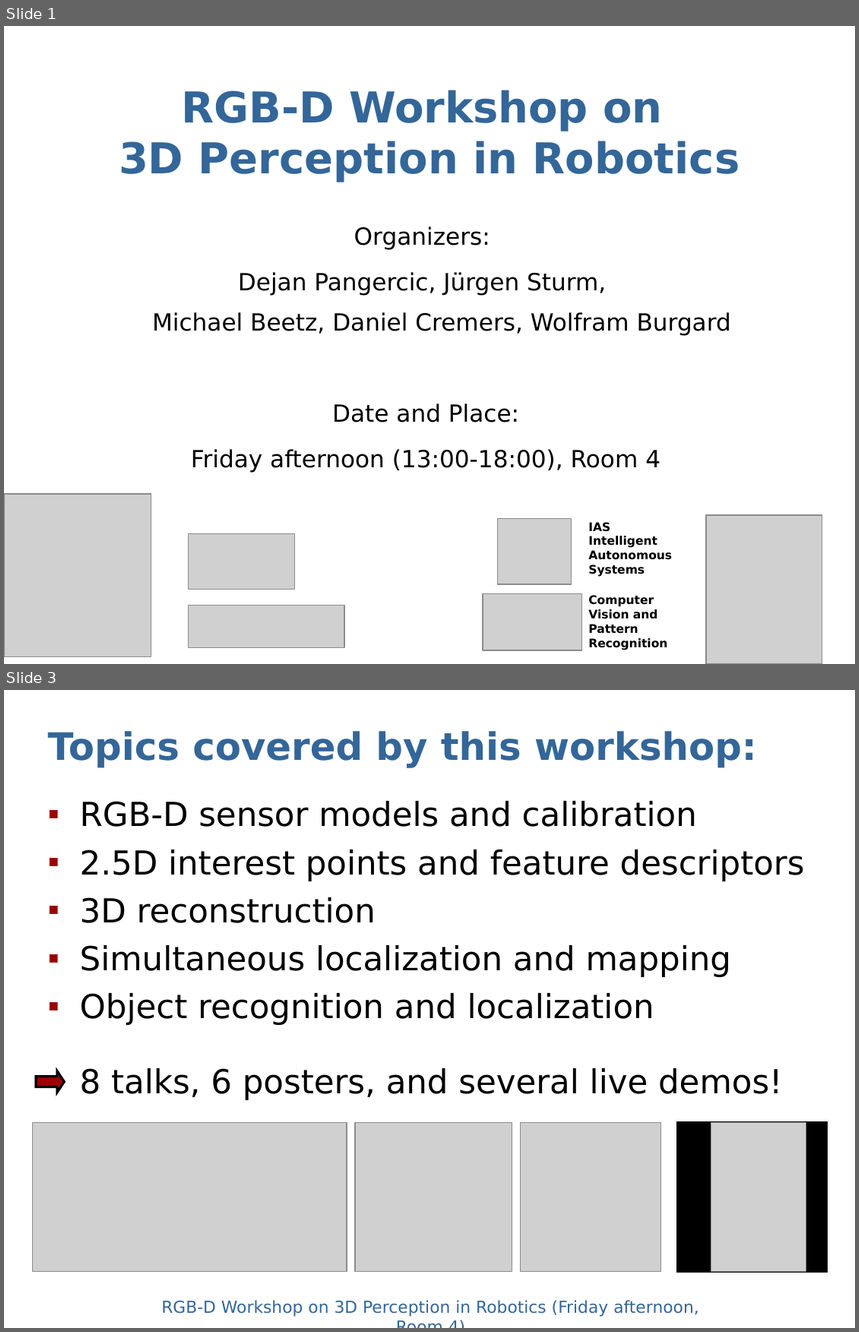
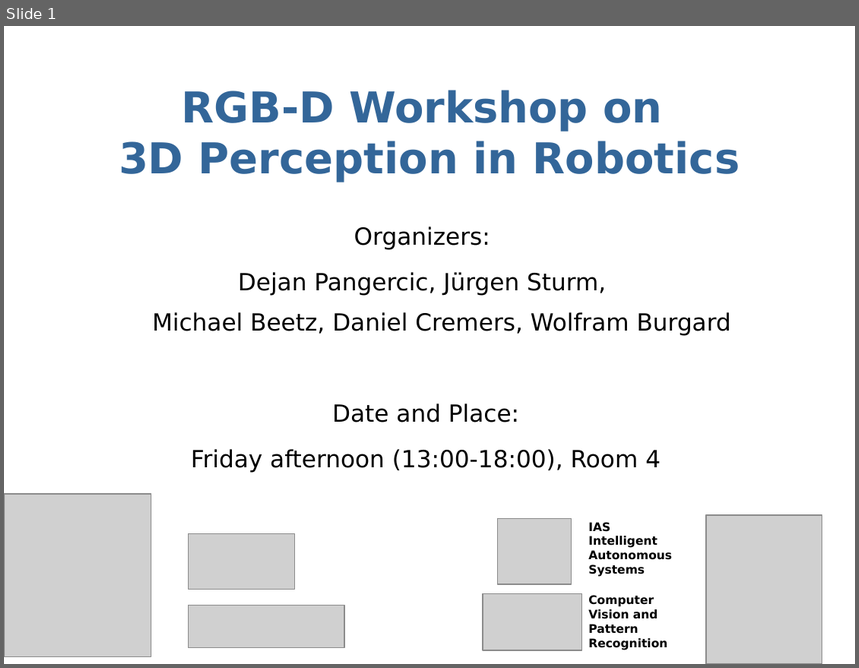
Before and after one commit to dejanpan/rgbd2011, a slide deck: presentations/sturm11rgbd-discussion.ppt. Shown one above the other, each under a label of ours: slides 1 and 3 before the commit, slide 1 after it; the slides between them are not shown. The pictures are 859x1332 and 859x668 pixels, drawn with LibreOffice and Linux fonts; fonts in the diff are those of the drawing; grey boxes stand for pictures. Boxes give left, top, right and bottom in pixels: in the first picture for what was removed or moved away, otherwise in the second. Text is boxed around its words. In the diff, an @@ line names an element or a change of style, - is before the commit and + after.

```diff
--- a/presentations/sturm11rgbd-discussion.ppt
+++ b/presentations/sturm11rgbd-discussion.ppt
@@ slide 3 removed at <box>4,690,855,1328</box>, background #FFFFFF @@
@@ title removed at <box>48,731,757,768</box> @@
-Topics covered by this workshop:
@@ text removed at <box>80,801,805,1100</box> @@
-▪ RGB-D sensor models and calibration
-▪ 2.5D interest points and feature descriptors
-▪ 3D reconstruction
-▪ Simultaneous localization and mapping
-▪ Object recognition and localization
-▪ 8 talks, 6 posters, and several live demos!
@@ right arrow removed at <box>37,1072,65,1093</box> @@
@@ group removed at <box>32,1122,827,1271</box>: 4 pictures, 1 rectangle @@
@@ text removed at <box>161,1300,699,1317</box> @@
-RGB-D Workshop on 3D Perception in Robotics (Friday afternoon, Room 4)
```
Also in this commit, not shown: 4 slides added, 1 other slide removed, 1 other file.
